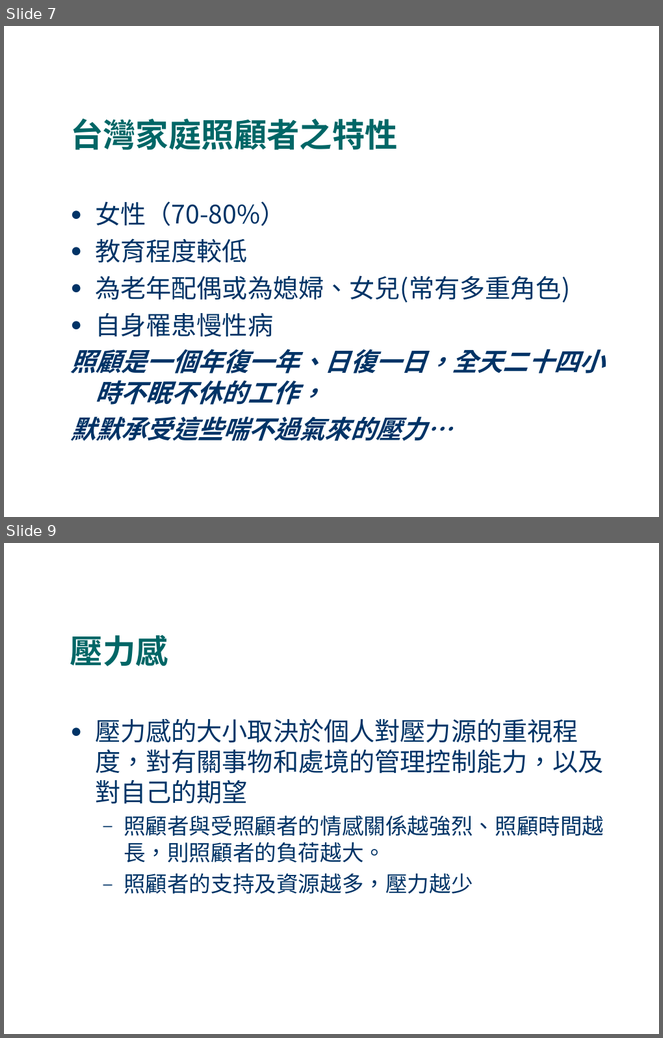
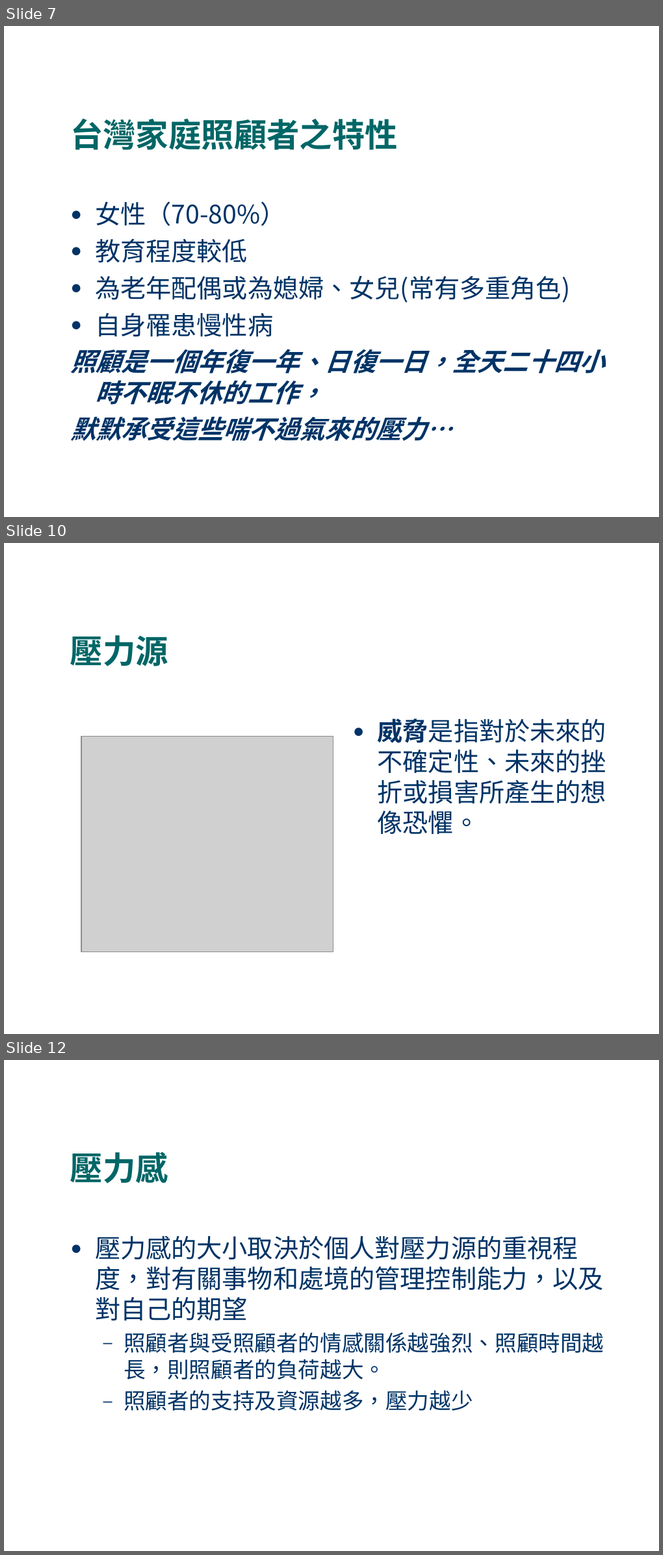
Before and after one commit to fhopecc/stxt, a slide deck: doc/tutorial/home_care.odp. Shown one above the other, each under a label of ours: slides 7 and 9 before the commit, slides 7, 10 and 12 after it; the slides between them are not shown. The pictures are 663x1038 and 663x1555 pixels, drawn with LibreOffice and Linux fonts; fonts in the diff are those of the drawing; grey boxes stand for pictures. Boxes give left, top, right and bottom in pixels: in the first picture for what was removed or moved away, otherwise in the second. Text is boxed around its words. In the diff, an @@ line names an element or a change of style, - is before the commit and + after.

```diff
--- a/doc/tutorial/home_care.odp
+++ b/doc/tutorial/home_care.odp
@@ slide 10 added at [4, 543, 659, 1034], background #FFFFFF @@
@@ title added at [70, 635, 168, 667], 36 pt, text #006666, bold @@
+壓力源
@@ picture added at [81, 736, 333, 953] @@
@@ text added at [378, 719, 607, 834], 28 pt, text #003366 @@
+● 威脅是指對於未來的不確定性、未來的挫折或損害所產生的想像恐懼。
@@ what was slide 9 is now slide 12 @@
```
Also in this commit, not shown: 1 slide changed, 2 other slides added, 11 other files.
